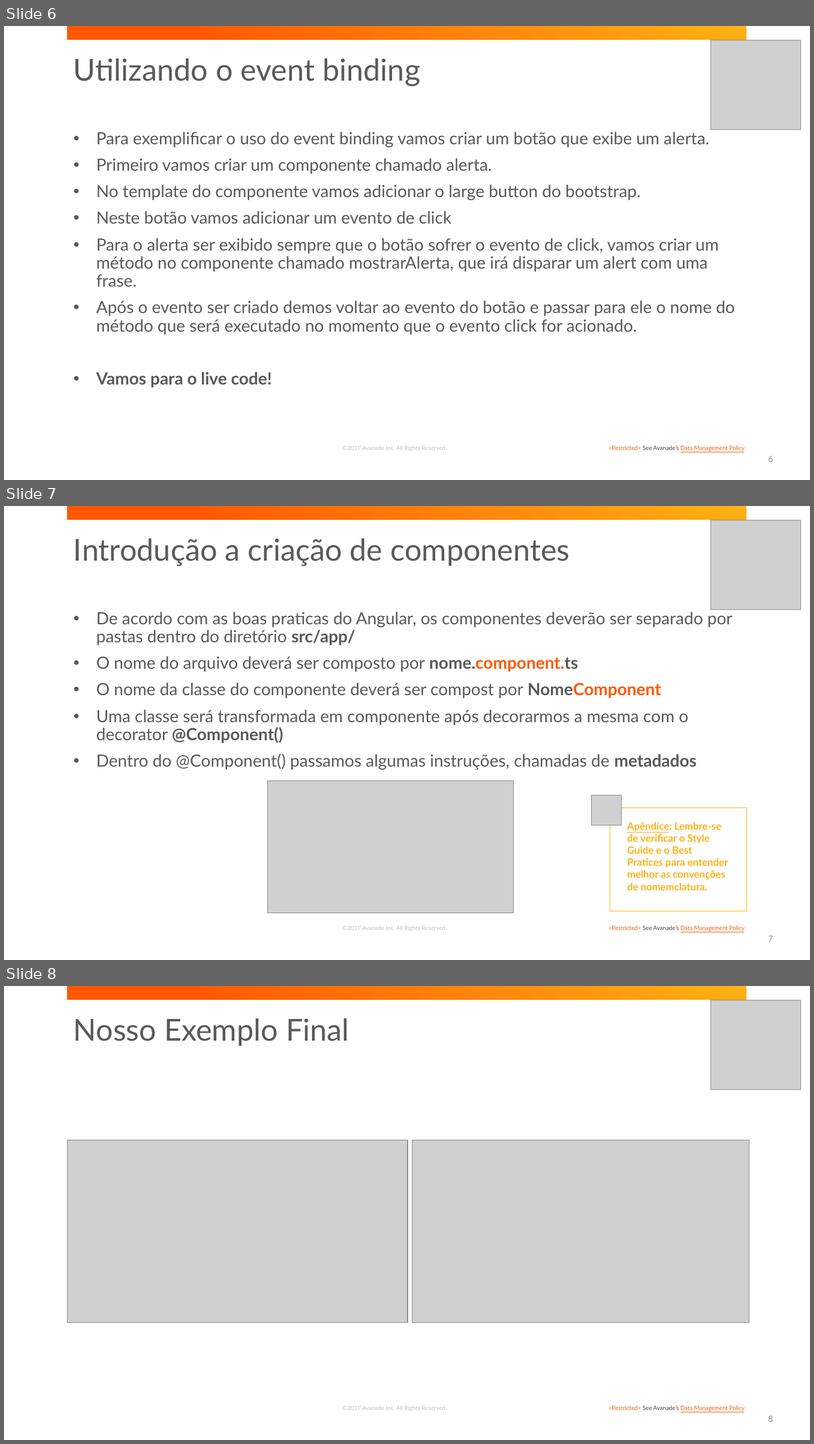
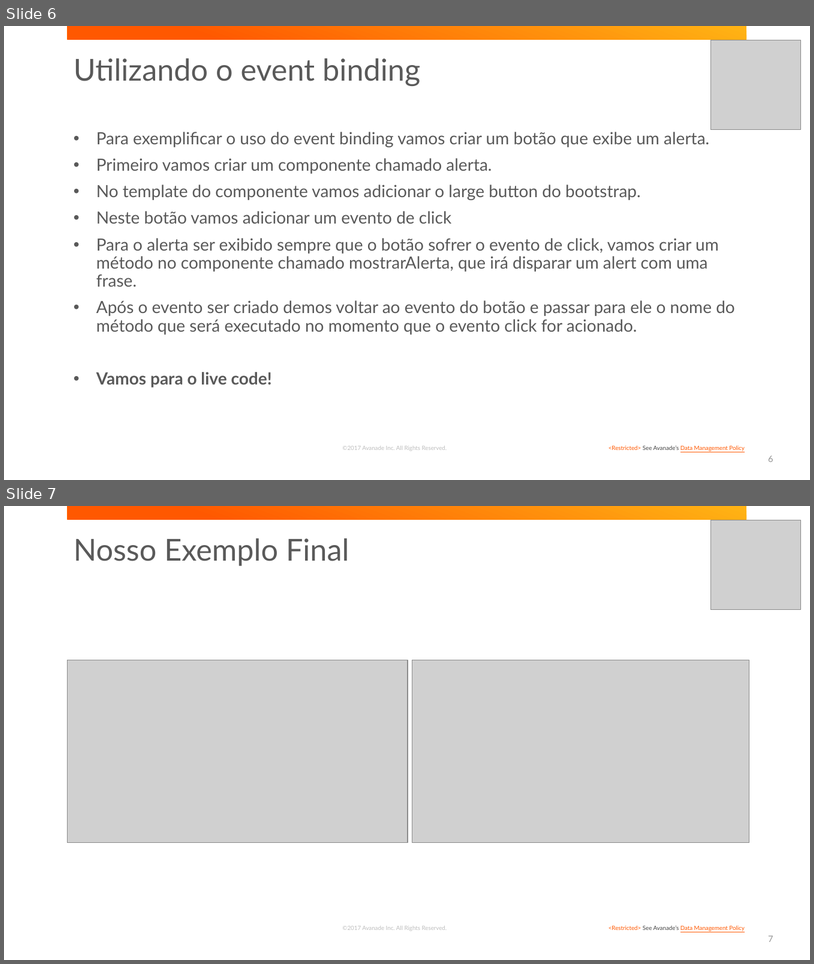
Before and after one commit to BootCampAvanSanAnder/BootCampSantander, a slide deck: presentations/anatomia-fundamentos/event-binding.pptx. Shown one above the other, each under a label of ours: slides 6, 7 and 8 before the commit, slides 6 and 7 after it. The pictures are 814x1444 and 814x964 pixels, drawn with LibreOffice and Linux fonts; fonts in the diff are those of the drawing; grey boxes stand for pictures; background and template pictures are left out. Boxes give left, top, right and bottom in pixels: in the first picture for what was removed or moved away, otherwise in the second. Text is boxed around its words. In the diff, an @@ line names an element or a change of style, - is before the commit and + after.

Commit message:
Correção no slide

```diff
--- a/presentations/anatomia-fundamentos/event-binding.pptx
+++ b/presentations/anatomia-fundamentos/event-binding.pptx
@@ slide 7 removed at (x1=4, y1=506, x2=810, y2=960), background #FFFFFF; not listed: 3 template elements that a slide beside it also shows @@
@@ picture removed at (x1=711, y1=520, x2=801, y2=610) @@
@@ title removed at (x1=74, y1=538, x2=570, y2=566) @@
-Introdução a criação de componentes
@@ text removed at (x1=96, y1=612, x2=733, y2=769) @@
-• De acordo com as boas praticas do Angular, os componentes deverão ser separado por pastas dentro do diretório src/app/
-• O nome do arquivo deverá ser composto por nome.component.ts
-• O nome da classe do componente deverá ser compost por NomeComponent
-• Uma classe será transformada em componente após decorarmos a mesma com o decorator @Component()
-• Dentro do @Component() passamos algumas instruções, chamadas de metadados
@@ picture removed at (x1=268, y1=781, x2=514, y2=913) @@
@@ picture removed at (x1=591, y1=795, x2=621, y2=825) @@
@@ rectangle removed at (x1=611, y1=807, x2=747, y2=911) @@
@@ text removed at (x1=627, y1=822, x2=729, y2=890) @@
-Apêndice: Lembre-se de verificar o Style Guide e o Best Pratices para entender melhor as convenções de nomemclatura.
@@ page number removed at (x1=768, y1=935, x2=774, y2=942) @@
-7
@@ what was slide 8 is now slide 7 @@
@@ page number at (x1=768, y1=935, x2=774, y2=942): text changed @@
-8
+7
```
